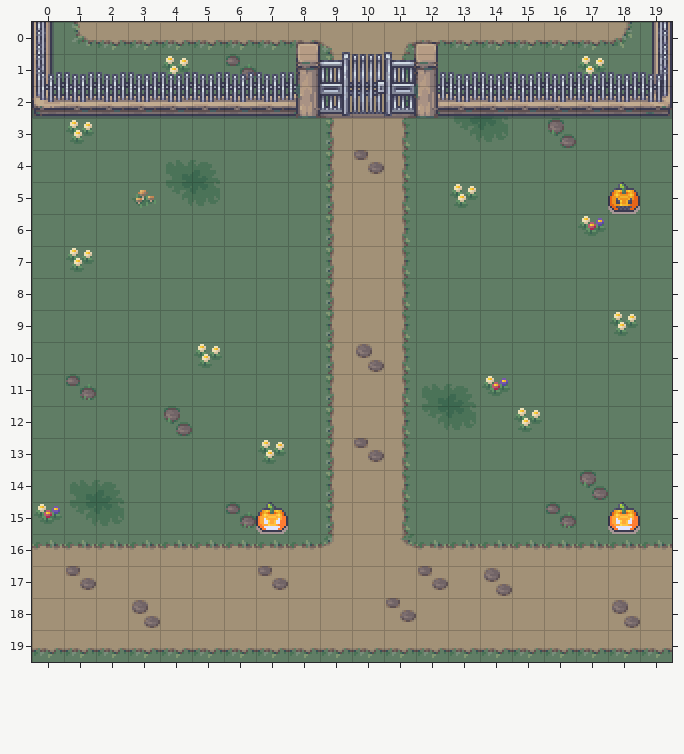
Two states of a Tiled map, resources/Level1EntranceMap.tmx. Above is the file before it was changed.
Cells are 16x16 px. Shown: x 0..19, y 0..19.
Once edited:
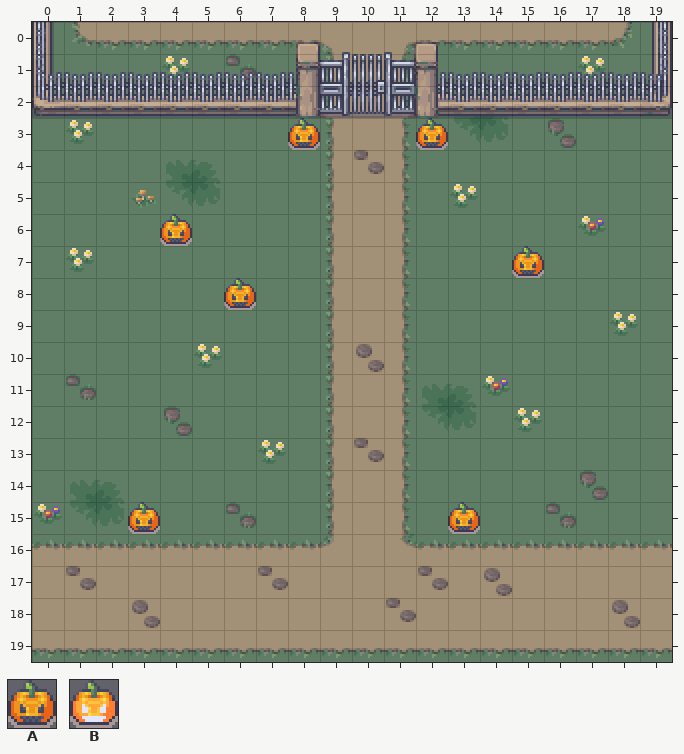
Key: from "GraveyardTileSet": A 128, B 133.
_ is an empty cell.
The exact change:
Layer "Surface":
The edit adds tile A in row 3 at x 8 and 12; in row 6 at x 4; in row 7 at x 15; in row 8 at x 6; in row 15 at x 3 and 13.
The edit erases tile A in row 5 at x 18.
The edit erases tile B in row 15 at x 7 and 18.
